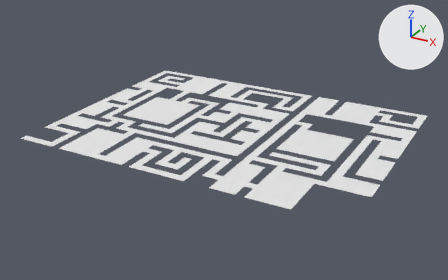
The glTF model asset/crocotile3d/map1/ceiling.gltf, before and after one commit.
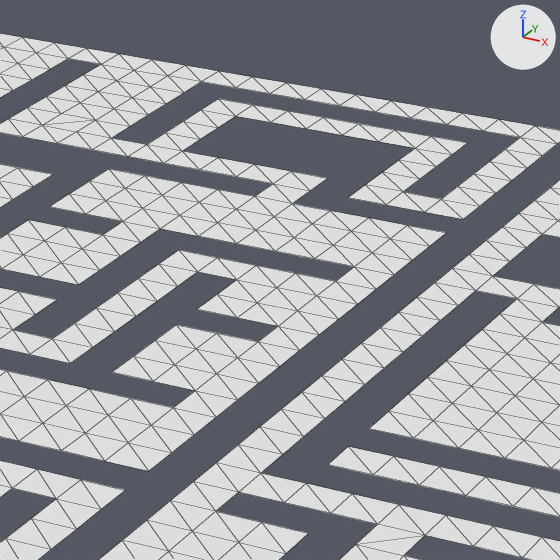
Each version is shown whole from a 50 mm camera at (96.6, -220.0, 118.6) aimed at (-40.6, 29.5, -6.1), then close up on the part from 47% to 69% of the width and 26% to 62% of the height. The axes (+X, +Y, +Z) are drawn at upper right. The lights are the same throughout. The close-ups show mesh edges as thin lines. Vertices at the same position are counted once.

The scene before the commit, as lines of its bpy script (objects in view):
```python
me_mesh_0 = bpy.data.meshes.new('Mesh_0')
me_mesh_0.from_pydata(...)  # 1244 vertices, 1600 faces; spans x -120.0..44.0, y -28.0..96.0, z 0.0
me_mesh_0.materials.append(mat_0)  # its picture is missing
ob_ceiling = bpy.data.objects.new('ceiling', me_mesh_0)
ob_ceiling.location = (0.0, 0.0, 0.0)
```
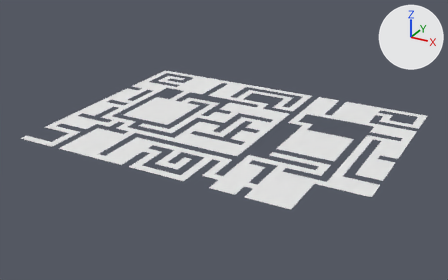
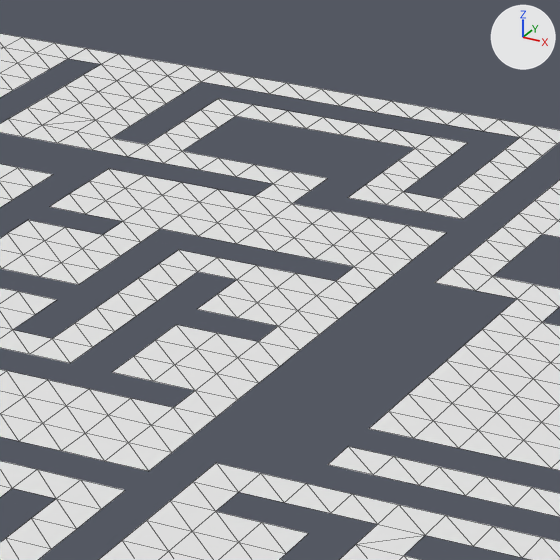
Changed parts and their boxes (x1, y1, x2, y2) in the close-ups (560 x 560 px):
```json
{"part": 1, "of": "me_mesh_0", "change": "deleted", "before": [217, 283, 475, 473]}
```

Scene script edits in JSON lines:
```json
{"block": "me_mesh_0", "where": "# used by ob_ceiling; location = (0.0, 0.0, 0.0)"}
{"op": "remove", "block": "me_mesh_0", "code": "me_mesh_0.from_pydata(...)  # 1244 vertices, 1600 faces; spans x -120.0..44.0, y -28.0..96.0, z 0.0"}
{"op": "add", "block": "me_mesh_0", "code": "me_mesh_0.from_pydata(...)  # 1225 vertices, 1578 faces; spans x -120.0..44.0, y -28.0..96.0, z 0.0"}
{"block": "me_mesh_0", "change": "me_mesh_0 part 1"}
{"block": "me_mesh_0", "change": "20 vertices are removed from x -16.0..-12.0, y 12.0..48.0, z 0.0"}
{"block": "me_mesh_0", "change": "22 faces are deleted"}
```
